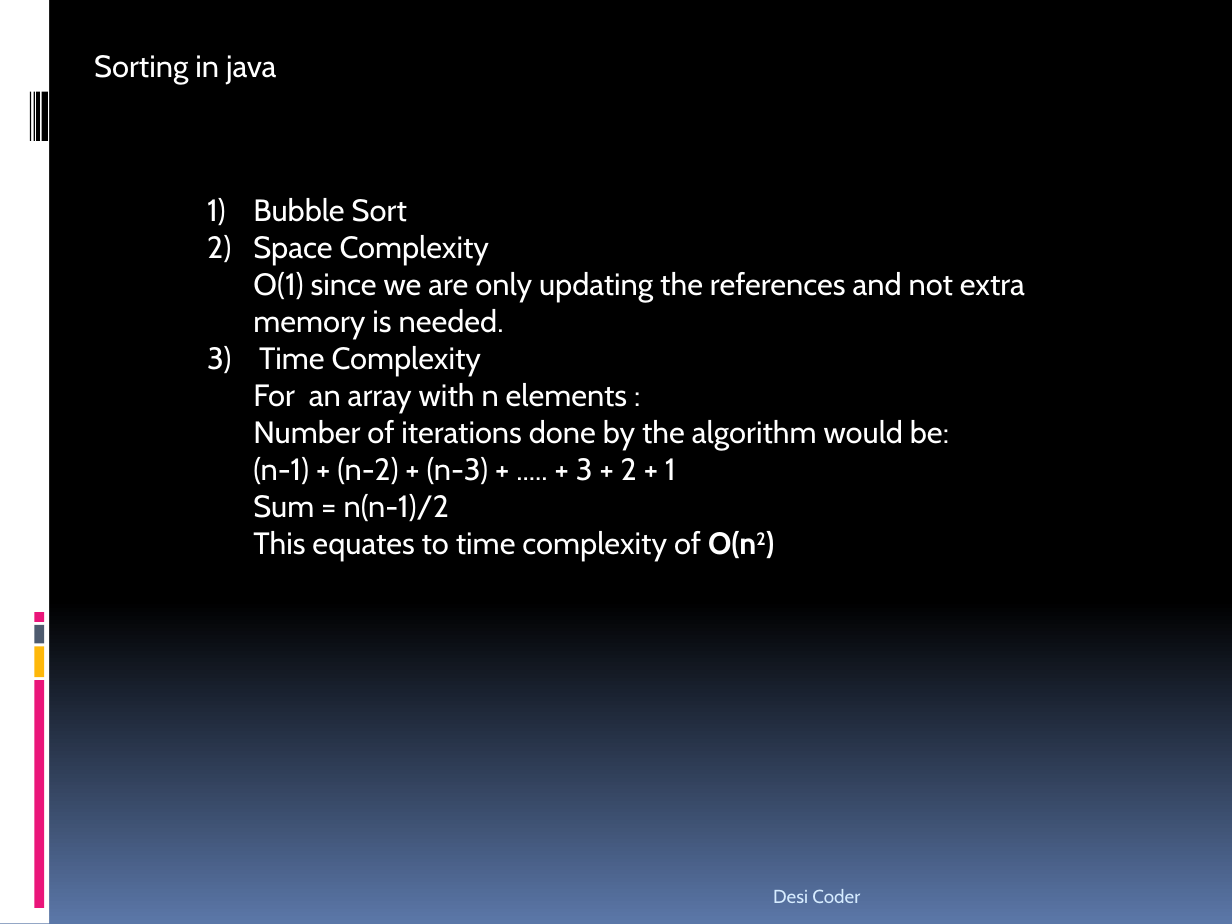
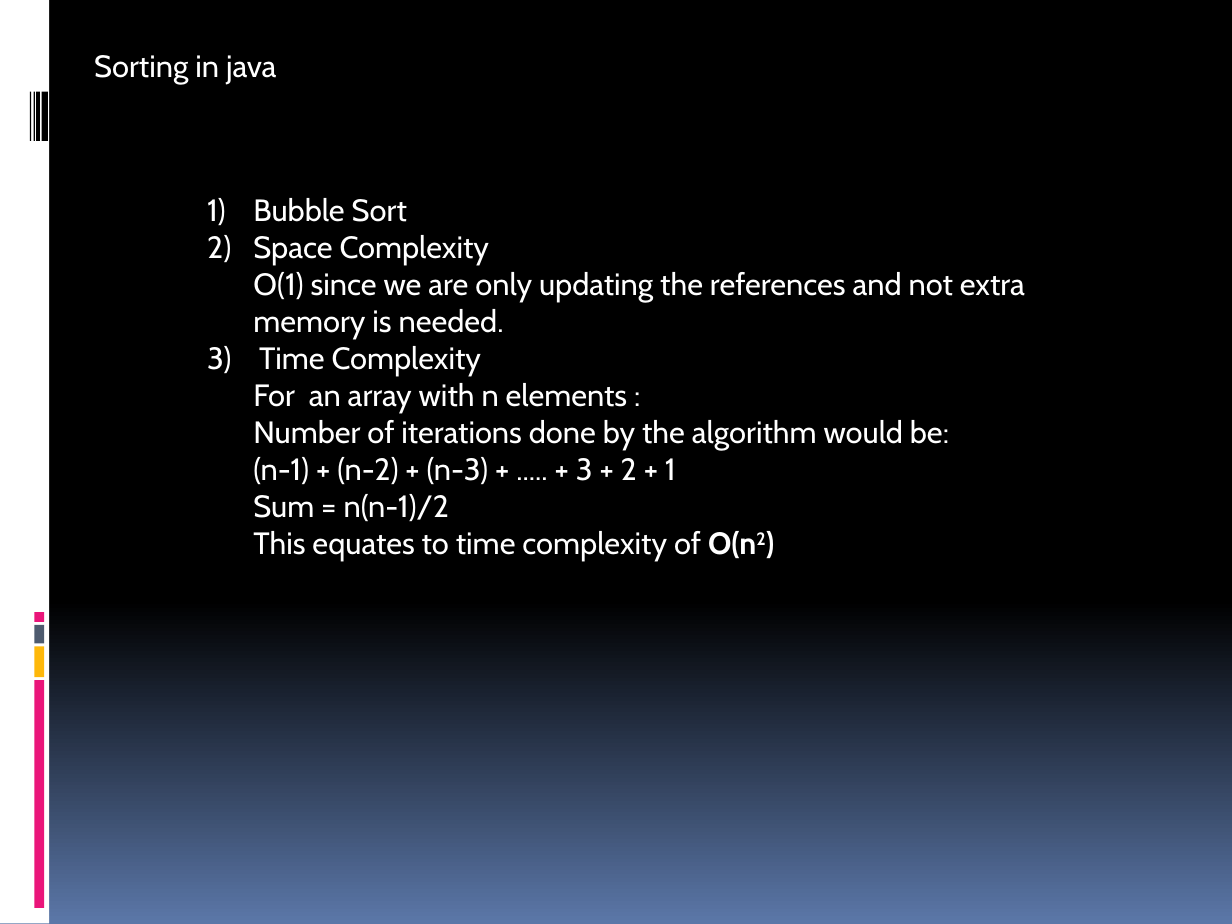
Before and after one commit to iyyanijithin/java, a slide deck: slide 1 of Algorithm/src/main/resources/BubbleSort.pptx. Drawn at 1232x924 pixels with LibreOffice and Linux fonts; fonts in the diff are those of the drawing. Boxes give left, top, right and bottom in pixels: in the first picture for what was removed or moved away, otherwise in the second. Text is boxed around its words. In the diff, an @@ line names an element or a change of style, - is before the commit and + after.

```diff
--- a/Algorithm/src/main/resources/BubbleSort.pptx
+++ b/Algorithm/src/main/resources/BubbleSort.pptx
@@ text removed at <box>773,889,860,903</box> @@
-Desi Coder
```
Also in this commit, not shown: 4 other files.
